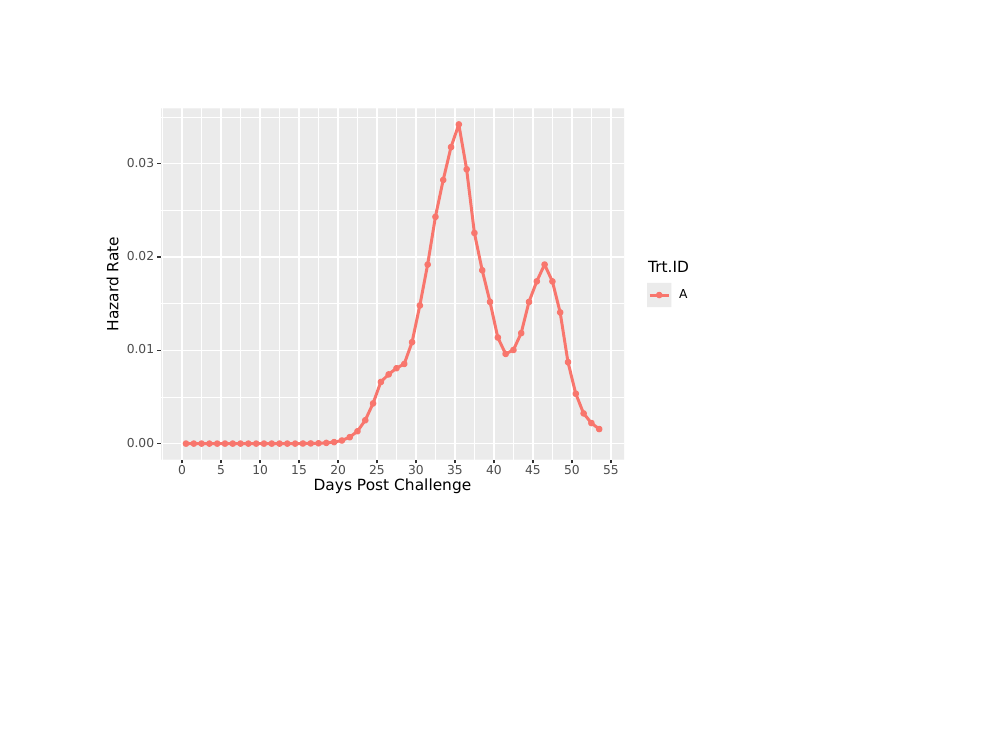
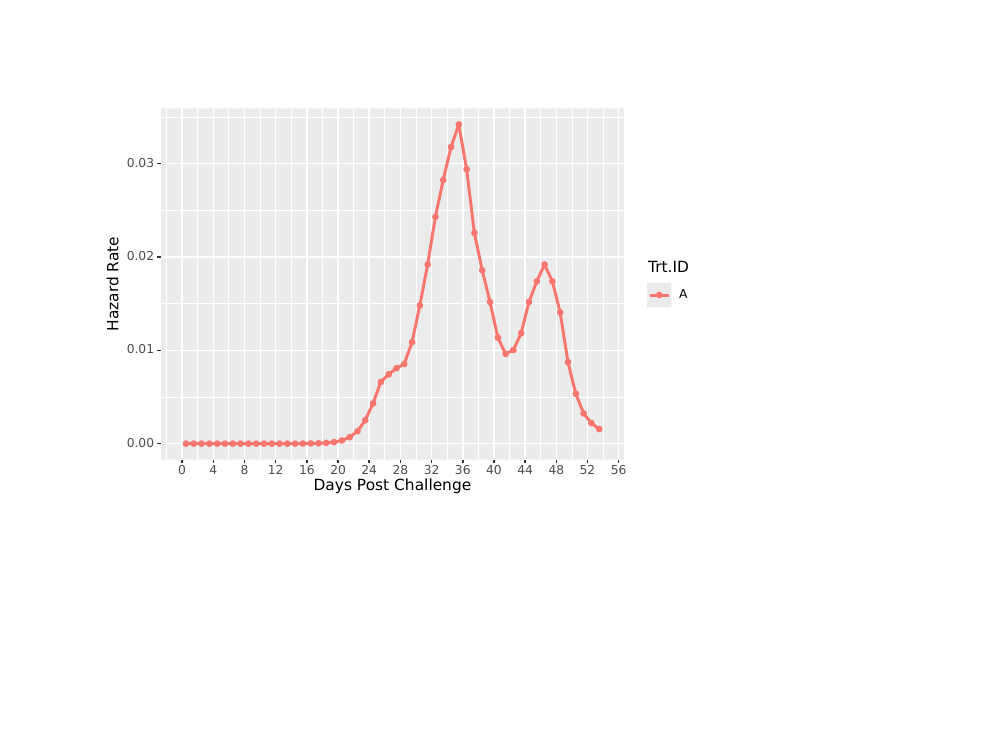
Before and after one commit to sean4andrew/safuncs, a slide deck: slide 1 of reference/ONDA_XX-Hazard-Curve.pptx. Drawn at 1008x756 pixels with LibreOffice and Linux fonts; fonts in the diff are those of the drawing. Boxes give left, top, right and bottom in pixels: in the first picture for what was removed or moved away, otherwise in the second. Text is boxed around its words. In the diff, an @@ line names an element or a change of style, - is before the commit and + after.

```diff
--- a/reference/ONDA_XX-Hazard-Curve.pptx
+++ b/reference/ONDA_XX-Hazard-Curve.pptx
@@ 6 freeform shapes: place and size @@
-6 freeform shapes at [279,109,611,464]
+6 freeform shapes at [291,109,619,464]
@@ freeform shape at [510,109,510,460]: outline redrawn @@
@@ 7 freeform shapes: place and size @@
-7 freeform shapes at [241,109,552,464]
+7 freeform shapes at [229,109,540,464]
@@ 4 freeform shapes: place and size @@
-4 freeform shapes at [202,109,358,464]
+4 freeform shapes at [198,109,354,464]
@@ 5 freeform shapes: place and size @@
-5 freeform shapes at [162,109,475,464]
+5 freeform shapes at [166,109,479,464]
@@ 3 freeform shapes: place and size @@
-3 freeform shapes at [416,109,435,464]
+3 freeform shapes at [431,109,448,464]
@@ 4 freeform shapes: place and size @@
-4 freeform shapes at [260,109,572,464]
+4 freeform shapes at [245,109,556,464]
@@ group removed at [217,465,619,474]: 9 texts @@
-5
-10
-15
-25
-30
-35
-45
-50
-55
@@ group added at [209,109,627,474]: 12 texts, 8 freeform shapes @@
+4
+8
+12
+16
+24
+28
+32
+36
+44
+48
+52
+56
```
Also in this commit, not shown: 29 other files.
